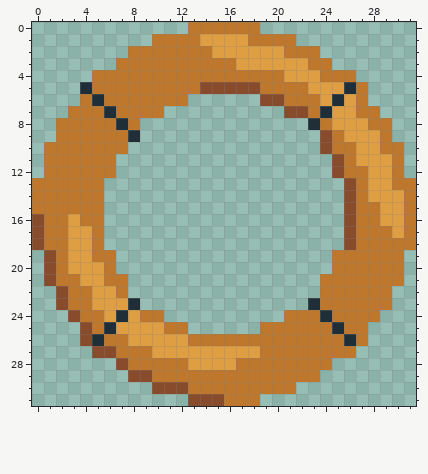
Two versions of one pixel-art file, Puzzle Tinker/Graphics/Items/cable.aseprite. That is the earlier state.
32x32 pixels, 1 frame.
After:
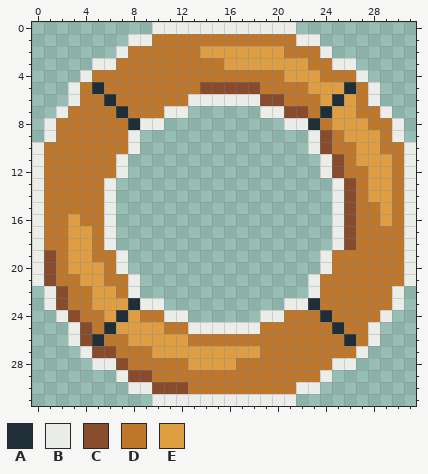
Palette (. is transparent): A #202e37  B #ebede9  C #884b2b  D #be772b  E #de9e41
Changes in this commit:
Colour D gives way to colour A in row 5 at x 5; in row 6 at x 6; in row 7 at x 7; in row 8 at x 8.
The edit adds colour B in row 0 at x 10 to 12 and 19 to 21; in row 1 at x 8 to 9 and 22 to 23; in row 2 at x 7 and 24; in row 3 at x 5 to 6 and 25 to 26; in row 4 at x 4 and 27; in row 5 at x 3 and 28.
The edit adds colour B in row 6 at x 3, 13 to 18 and 28; in row 7 at x 2, 11 to 12, 19 to 20 and 29; in row 8 at x 1, 9 to 10, 21 to 22 and 30; in row 9 at x 1, 23 and 30; in row 10 at x 0, 8, 23 and 31; in rows 11 to 12 at x 0, 7, 24 and 31.
The edit adds colour B in rows 13 to 18 at x 6 and 25; in rows 19 to 20 at x 0, 7, 24 and 31; in row 21 at x 0, 8, 23 and 31; in row 22 at x 1, 8, 23 and 30; in row 23 at x 1, 9 to 10, 21 to 22 and 30; in row 24 at x 2, 11 to 12, 19 to 20 and 29.
The edit adds colour B in row 25 at x 3, 13 to 18 and 28; in row 26 at x 3 and 28; in row 27 at x 4 and 27; in row 28 at x 5 to 6 and 25 to 26; in row 29 at x 7 and 24; in row 30 at x 8 to 9 and 22 to 23.
The edit adds colour B in row 31 at x 10 to 12 and 19 to 21.
Colour A gives way to colour B in row 9 at x 8.
Colour C gives way to colour B in rows 16 to 18 at x 0; in row 31 at x 13 to 15.
Colour D gives way to colour B in row 0 at x 13 to 18; in rows 13 to 15 at x 0 and 31; in rows 16 to 18 at x 31; in row 31 at x 16 to 18.
Colour A gives way to colour D in row 5 at x 4; in row 6 at x 5; in row 7 at x 6; in row 8 at x 7.
Colour E gives way to colour D in row 1 at x 14 to 17; in rows 14 to 17 at x 30.
Colour D gives way to colour E in row 2 at x 14; in row 3 at x 16.
Changed places in both pictures, as pixel boxes (x1, y1, x2, y2):
changed: (32, 22, 416, 406)
